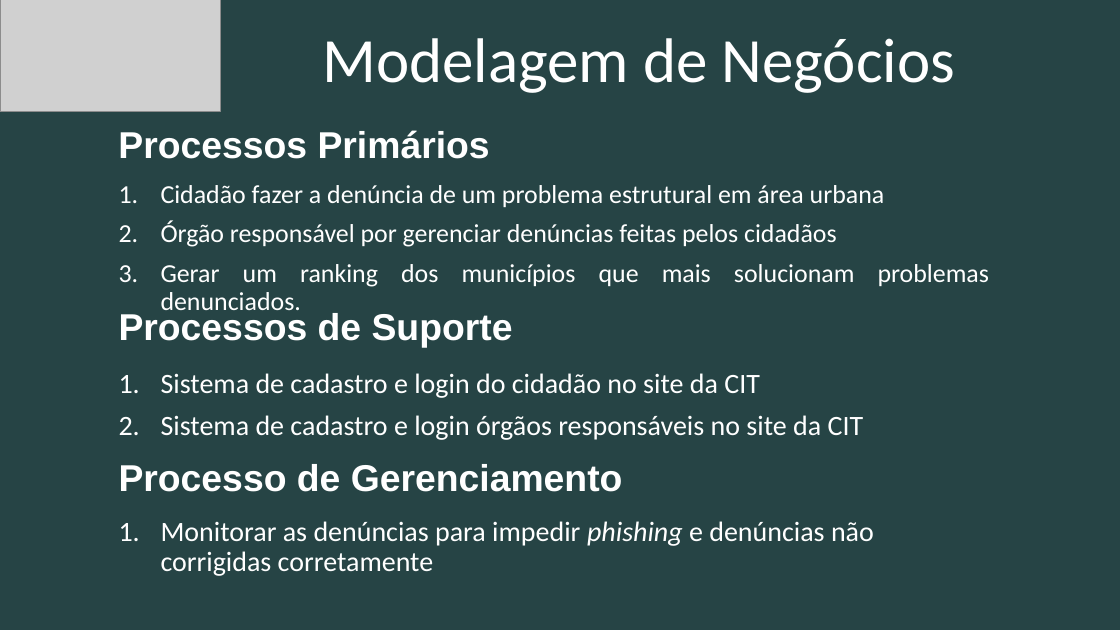
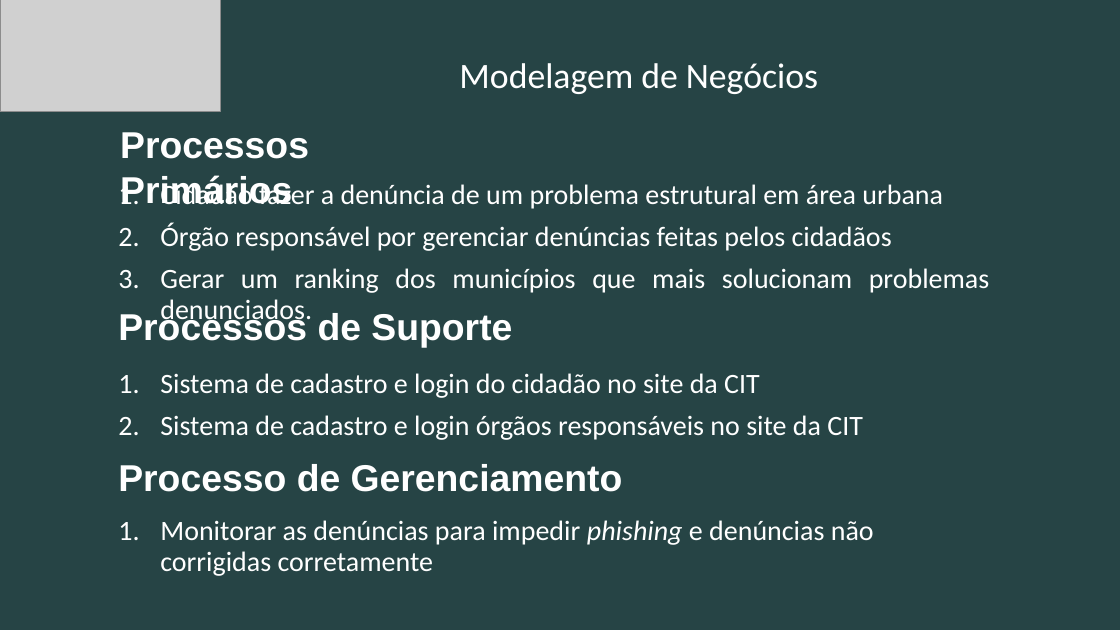
Before and after one commit to ICEI-PUC-Minas-PPLES-TI/plf-es-2020-2-tiii-0940100-cit, a slide deck: slide 6 of Divulgacao/Apresentacao/ProjetoCIT.pptx. Drawn at 1120x630 pixels with LibreOffice and Linux fonts; fonts in the diff are those of the drawing; grey boxes stand for pictures. Boxes give left, top, right and bottom in pixels: in the first picture for what was removed or moved away, otherwise in the second. Text is boxed around its words. In the diff, an @@ line names an element or a change of style, - is before the commit and + after.

```diff
--- a/Divulgacao/Apresentacao/ProjetoCIT.pptx
+++ b/Divulgacao/Apresentacao/ProjetoCIT.pptx
@@ text "Modelagem de Negócios" at [459, 63, 818, 94]: size 54 to 30.6 pt @@
@@ text "Processos Primários" rewrapped from [118, 130, 490, 159] to [120, 132, 309, 204] @@
@@ text "Cidadão fazer a denúncia de ..." at [160, 181, 990, 325]: size 22.2 to 24 pt @@
```
Also in this commit, not shown: 7 other slides changed.
